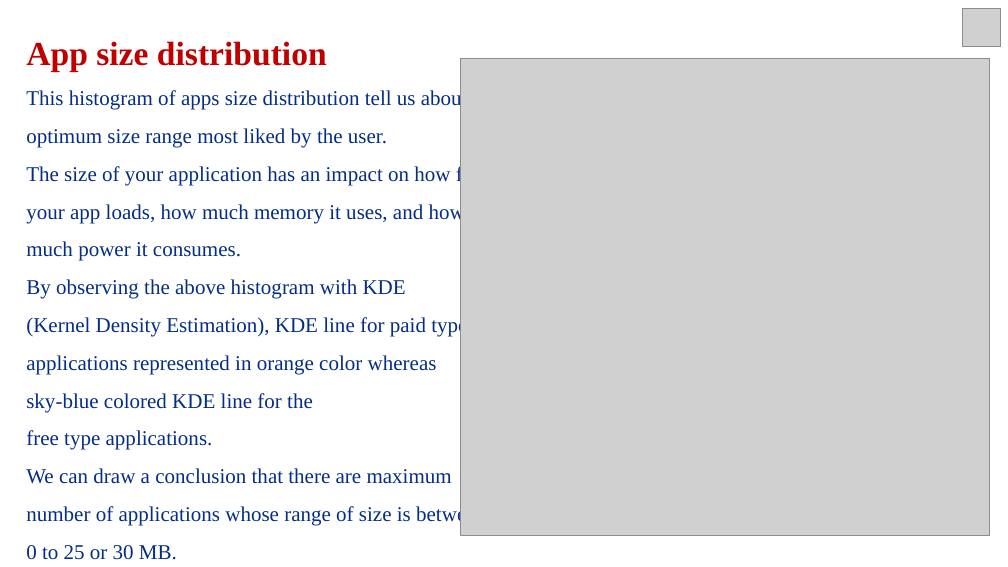
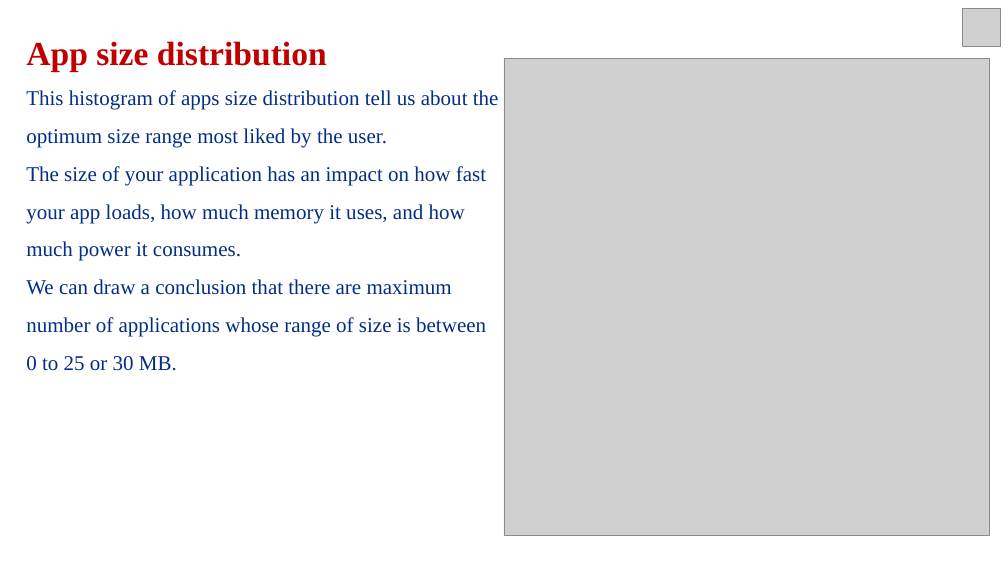
Before and after one commit to vivek16pawar/EDA-CAPSTONE, a slide deck: slide 16 of EDA_Presentation.pptx (slide 15 before the commit). Drawn at 1008x567 pixels with LibreOffice and Linux fonts; fonts in the diff are those of the drawing; grey boxes stand for pictures. Boxes give left, top, right and bottom in pixels: in the first picture for what was removed or moved away, otherwise in the second. Text is boxed around its words. In the diff, an @@ line names an element or a change of style, - is before the commit and + after.

```diff
--- a/EDA_Presentation.pptx
+++ b/EDA_Presentation.pptx
@@ picture: place and size @@
-picture at bbox=[461, 58, 989, 535]
+picture at bbox=[504, 58, 990, 535]
@@ text at bbox=[26, 279, 467, 450]: paragraphs removed @@
-By observing the above histogram with KDE
-(Kernel Density Estimation), KDE line for paid type
-applications represented in orange color whereas
-sky-blue colored KDE line for the
-free type applications.
```
Also in this commit, not shown: 11 other slides changed, 1 slide added.
